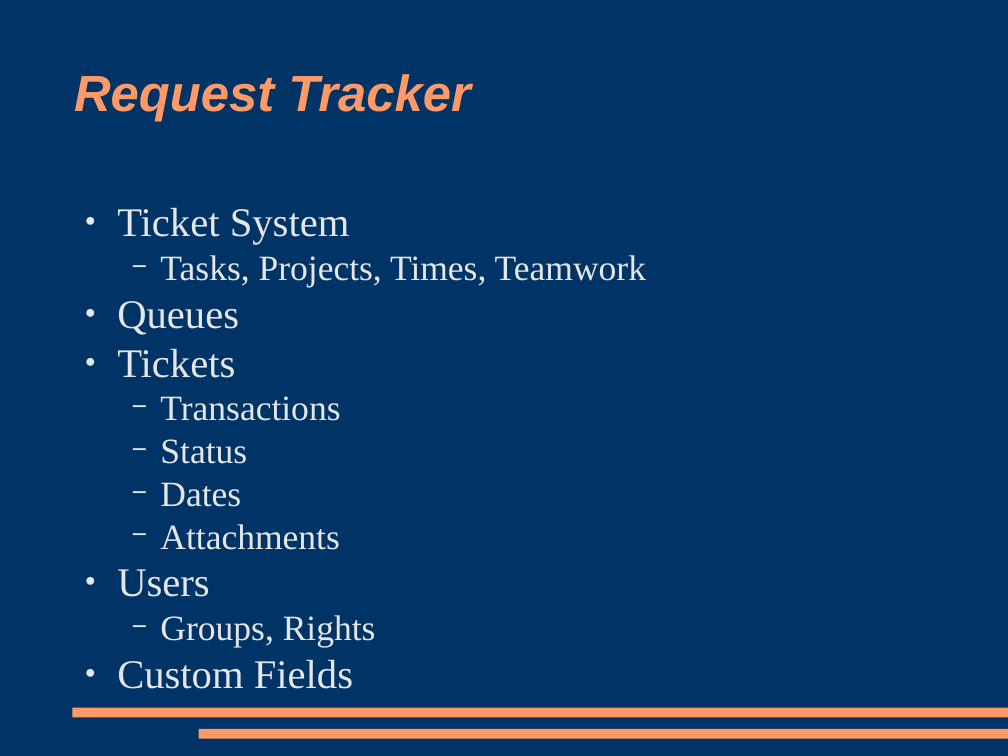
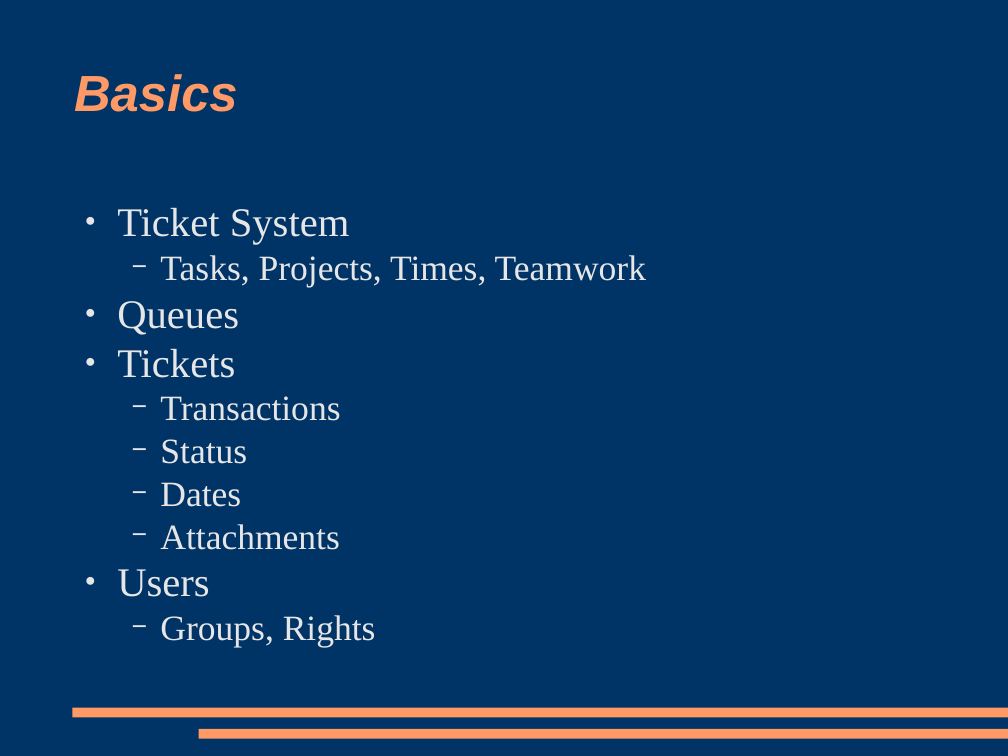
Before and after one commit to racke/Presentations, a slide deck: slide 4 of npw2009/rt38.odp (slide 2 before the commit). Drawn at 1008x756 pixels with LibreOffice and Linux fonts; fonts in the diff are those of the drawing. Boxes give left, top, right and bottom in pixels: in the first picture for what was removed or moved away, otherwise in the second. Text is boxed around its words. In the diff, an @@ line names an element or a change of style, - is before the commit and + after.

```diff
--- a/npw2009/rt38.odp
+++ b/npw2009/rt38.odp
@@ title at bbox=[74, 74, 238, 112]: text changed @@
-Request Tracker
+Basics
@@ text at bbox=[117, 659, 353, 689]: paragraph removed @@
-● Custom Fields
```
Also in this commit, not shown: 3 other slides changed, 4 slides added, 2 slides removed, 1 other file.
